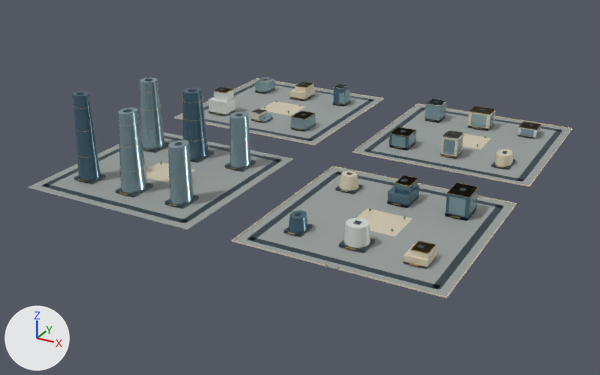
Before and after pictures for a commit that changed the glTF model web/public/assets/3d/ampliworld/GC-CITY-2030/GC-TILE-11-22.glb.
Both versions are drawn from a camera (50 mm lens) standing at (1668.0, -8306.0, 577.0) and looking at (987.0, -7068.0, -42.0). Lighting does not change. The marker at lower left points along +X, +Y and +Z. The first picture is the older version. Where no turn or scale is listed for an object, it has been applied to the vertices. Vertices at exactly the same position are counted once.

Names of what the first picture shows: 'GC-TILE-11-22-blue', 'GC-TILE-11-22-dark', 'GC-TILE-11-22-glass', 'GC-TILE-11-22-gold', 'GC-TILE-11-22-ivory', 'GC-TILE-11-22-paving', 'GC-TILE-11-22-white'.
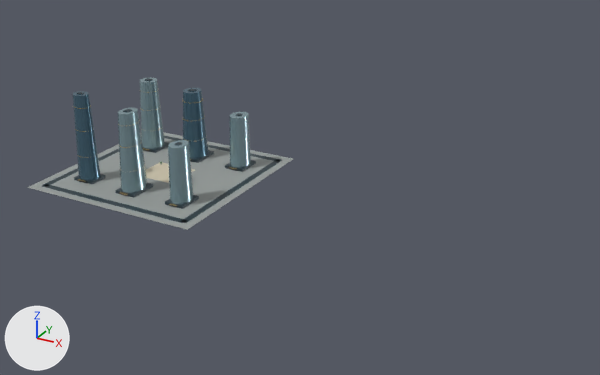
Edits to the bpy script that builds the scene:
```text
Change me_mesh_0:
    used by ob_gc_tile_11_22_paving; location = (0.0, 0.0, 0.0)
    remove me_mesh_0.from_pydata(...)  # 32 vertices, 48 faces; spans x 621.0..1379.0, y -7379.0..-6621.0, z 0.0
    add me_mesh_0.from_pydata(...)  # 8 vertices, 12 faces; spans x 621.0..959.0, y -7379.0..-7041.0, z 0.0
    me_mesh_0 part 1: the loose piece of 8 vertices spanning x 621.0..959.0, y -6959.0..-6621.0, z 0.0 is deleted
    me_mesh_0 part 2: the loose piece of 8 vertices spanning x 1041.0..1379.0, y -6959.0..-6621.0, z 0.0 is deleted
    me_mesh_0 part 3: the loose piece of 8 vertices spanning x 1041.0..1379.0, y -7379.0..-7041.0, z 0.0 is deleted
Change me_mesh_1:
    used by ob_gc_tile_11_22_dark; location = (0.0, 0.0, 0.0)
    remove me_mesh_1.from_pydata(...)  # 512 vertices, 768 faces; spans x 636.0..1364.0, y -7364.0..-6636.0, z 0.0..158.0
    add me_mesh_1.from_pydata(...)  # 128 vertices, 192 faces; spans x 636.0..944.0, y -7364.0..-7056.0, z 0.0..158.0
    me_mesh_1 part 4: 48 loose pieces with 384 vertices, spanning x 636.0..1364.0, y -7364.0..-6636.0, z 0.0..52.0, are deleted
Change me_mesh_2:
    used by ob_gc_tile_11_22_ivory; location = (0.0, 0.0, 0.0)
    remove me_mesh_2.from_pydata(...)  # 252 vertices, 392 faces; spans x 620.0..1380.0, y -7380.0..-6620.0, z 0.0..41.0
    add me_mesh_2.from_pydata(...)  # 8 vertices, 12 faces; spans x 750.0..830.0, y -7246.0..-7174.0, z 0.0
    me_mesh_2 part 5: 27 loose pieces with 244 vertices, spanning x 620.0..1380.0, y -7380.0..-6620.0, z 0.0..41.0, are deleted
Change me_mesh_5:
    used by ob_gc_tile_11_22_gold; location = (0.0, 0.0, 0.0)
    remove me_mesh_5.from_pydata(...)  # 972 vertices, 1668 faces; spans x 670.0..1329.0, y -7380.0..-6676.0, z 0.0..135.0
    add me_mesh_5.from_pydata(...)  # 444 vertices, 792 faces; spans x 670.0..906.0, y -7328.0..-7094.0, z 4.0..135.0
    me_mesh_5 part 7: 45 loose pieces with 528 vertices, spanning x 678.0..1329.0, y -7380.0..-6676.0, z 0.0..51.0, are deleted
Change me_mesh_6:
    used by ob_gc_tile_11_22_glass; location = (0.0, 0.0, 0.0)
    remove me_mesh_6.from_pydata(...)  # 384 vertices, 604 faces; spans x 669.0..1328.0, y -7324.0..-6678.0, z 0.0..142.0
    add me_mesh_6.from_pydata(...)  # 88 vertices, 160 faces; spans x 669.0..908.0, y -7324.0..-7095.0, z 5.0..142.0
    me_mesh_6 part 6: 37 loose pieces with 296 vertices, spanning x 676.0..1328.0, y -7141.0..-6678.0, z 0.0..37.0, are deleted
Change me_mesh_8:
    used by ob_gc_tile_11_22_blue; location = (0.0, 0.0, 0.0)
    remove me_mesh_8.from_pydata(...)  # 106 vertices, 180 faces; spans x 670.0..1328.0, y -7317.0..-6684.0, z 0.0..157.0
    add me_mesh_8.from_pydata(...)  # 44 vertices, 80 faces; spans x 670.0..812.0, y -7315.0..-7092.0, z 5.0..157.0
    me_mesh_8 part 8: 6 loose pieces with 62 vertices, spanning x 876.0..1328.0, y -7317.0..-6684.0, z 0.0..41.0, are deleted
Remove ob_gc_tile_11_22_white:
    ob_gc_tile_11_22_white = bpy.data.objects.new('GC-TILE-11-22-white', me_mesh_7)
    ob_gc_tile_11_22_white.location = (0.0, 0.0, 0.0)
```

Pixel boxes (x1, y1, x2, y2) of what changed, in the pictures (600 x 375 px):
'GC-TILE-11-22-paving', reshaped (51% narrower, 55% shorter): before (27, 79, 571, 297); after (27, 132, 293, 230)
'GC-TILE-11-22-glass', reshaped (68% narrower, 9% shorter): before (118, 77, 541, 216); after (118, 78, 251, 204)
'GC-TILE-11-22-dark', reshaped (54% narrower, 31% shorter): before (42, 78, 563, 290); after (42, 78, 282, 223)
'GC-TILE-11-22-ivory', reshaped: before (146, 78, 573, 298); after (146, 162, 195, 183)
'GC-TILE-11-22-blue', reshaped (67% narrower, 38% shorter): before (73, 85, 478, 233); after (73, 88, 208, 180)
'GC-TILE-11-22-white', deleted: before (208, 77, 541, 248)
'GC-TILE-11-22-gold', reshaped (65% narrower, 38% shorter): before (74, 82, 542, 270); after (74, 90, 237, 206)
part 1 of me_mesh_0, deleted: before (176, 79, 382, 144)
part 2 of me_mesh_0, deleted: before (354, 105, 571, 185)
part 3 of me_mesh_0, deleted: before (234, 167, 515, 297)
part 4 of me_mesh_1, deleted: before (203, 79, 563, 290)
part 5 of me_mesh_2, deleted: before (174, 78, 573, 298)
part 6 of me_mesh_6, deleted: before (255, 77, 541, 216)
part 7 of me_mesh_5, deleted: before (214, 82, 542, 270)
part 8 of me_mesh_8, deleted: before (288, 85, 478, 233)
